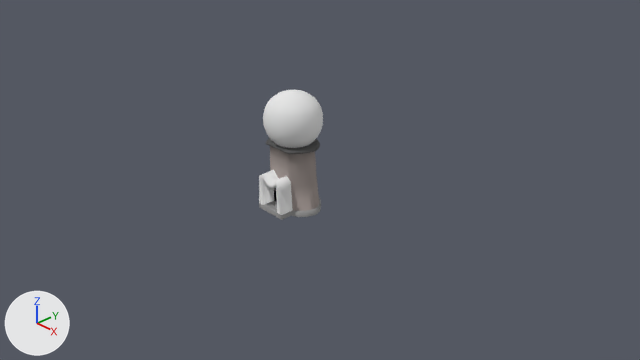
The Blender file Blender/Dispenser.blend: old version first, new version second.
Before and after are seen from the file's camera 'Camera'. The axes (+X, +Y, +Z) are drawn at lower left. The lights are the same throughout.
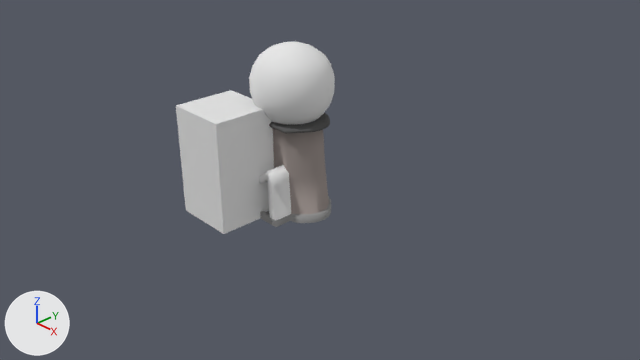
The change, as JSON lines over the scene's bpy script:
```json
{"block": "me_cylinder_001", "where": "me_cylinder_001.from_pydata(...)  # 784 vertices, 783 faces; spans x -0.51..0.51, y -0.52..0.44, z 0.01..1.88"}
{"block": "me_cylinder_001", "where": "# used by ob_cylinder_001; location = (0.0, 0.0, 0.0)"}
{"block": "me_cylinder_001", "change": "me_cylinder_001 part 1: the whole mesh is scaled about the mesh origin by 1.39"}
{"op": "add", "block": "me_cube", "code": ["me_cube = bpy.data.meshes.new('Cube')", "me_cube.from_pydata(...)  # a box spanning x -1.0..1.0, y -1.0..1.0, z -1.0..1.0"]}
{"op": "add", "block": "ob_cube", "code": ["ob_cube = bpy.data.objects.new('Cube', me_cube)", "ob_cube.location = (-0.49, -0.92, 0.88)", "ob_cube.scale = (0.5, 0.5, 0.875)"]}
```

Pixel boxes [x1, y1, x2, y2] of what changed, in the pictures (640 x 360 px):
```json
{"object": "Cylinder.001", "change": "mesh rescaled", "before": [259, 90, 323, 220], "after": [249, 41, 335, 227], "on screen": "34% wider, 43% taller"}
{"object": "Cube", "change": "added", "after": [176, 90, 274, 234]}
```
